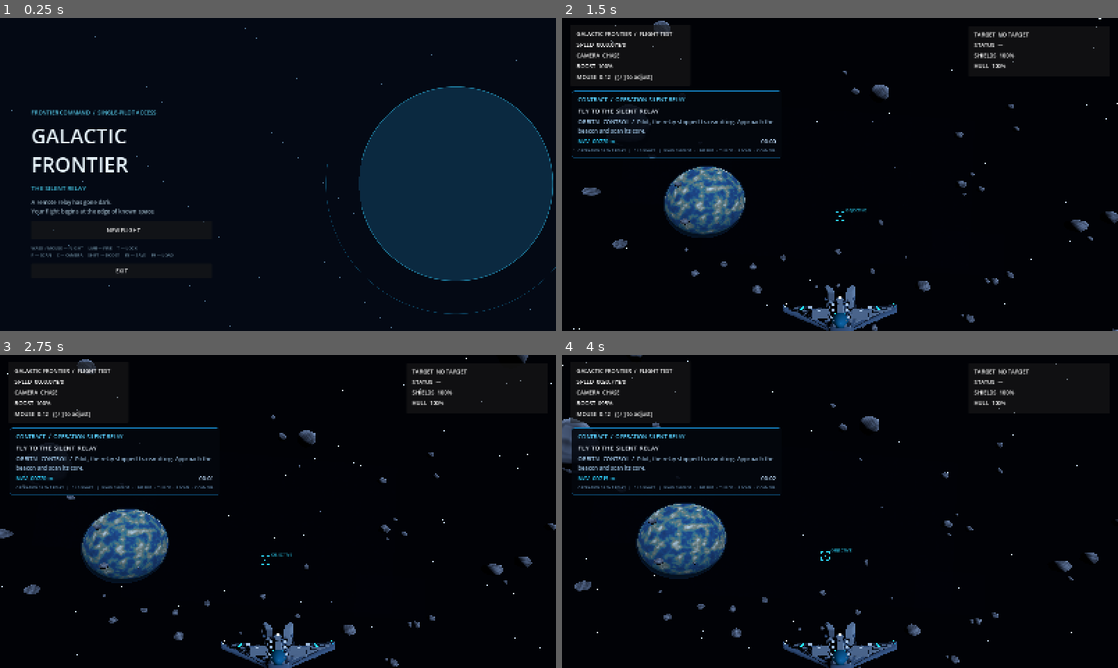
Above: before the commit, frames 1-4 (two rows, left to right).
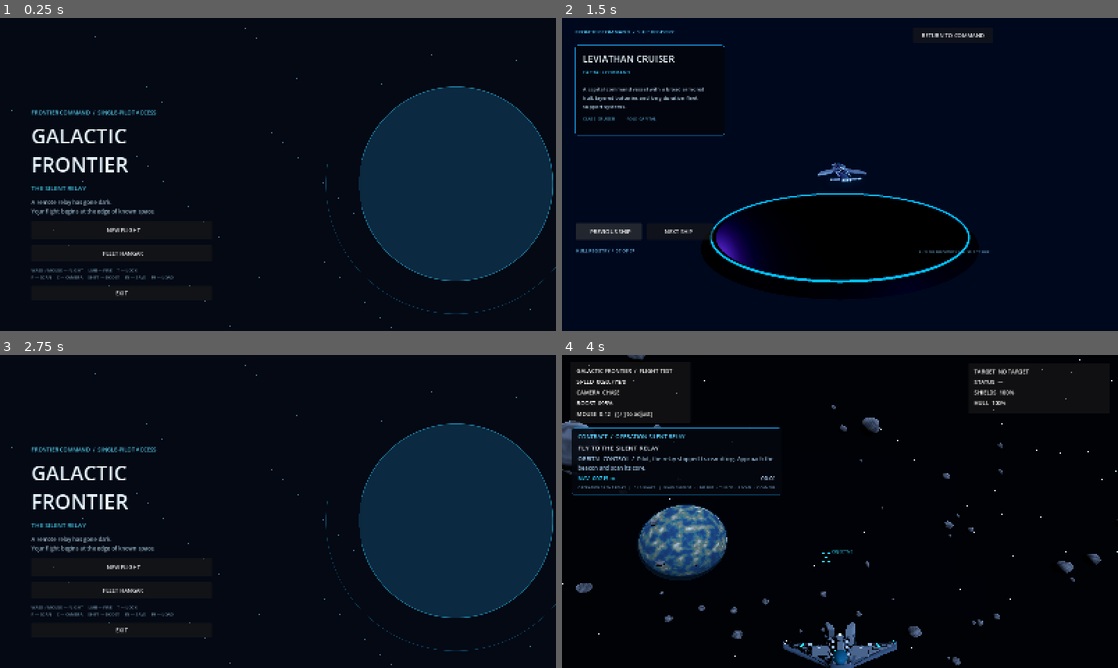
Above: after the commit, the same moments.

Repository: valdissor1990-ui/GALACTIC-FRONTIER
Game: Godot game, scene res://scenes/bootstrap/main.tscn
The game is run twice, just before and just after one commit, with the same random seed, the same clock (stepped at 60 frames per second) and the same inputs.
Inputs (mouse positions are in pixels of both pictures, inside the frame that each line leads up to):
- Up to frame 1 (0.25 s): no input
- Up to frame 2 (1.5 s): click (684, 252) at 0.5 s, where only the run after the commit has a clickable "FLEET HANGAR"; click (606, 230) at 1.25 s, where only the run after the commit has a clickable "PREVIOUS SHIP"
- Up to frame 3 (2.75 s): click (389, 373) at 2 s, where only the run after the commit has a clickable "RETURN TO COMMAND"
- Up to frame 4 (4 s): click (684, 567) at 2.75 s, where only the run after the commit has a clickable "NEW FLIGHT"; tap Enter at 3.5 s; move the mouse to (867, 511) at 3.52 s; hold W (move_forward) from 3.53 s (still down); hold Shift (boost) from 3.53 s (still down)

The runs differ from the first frame. In frame 1, 0.6% of the frame differs, in the area x 5-35%, y 72-89%; in frame 2, 11%; in frame 3, 26%, in the area x 0-100%, y 0-100%; in frame 4, 2.5%.

Commit message:
Add interactive seven-ship fleet hangar (#36)
* Add fleet hangar entry to main menu

* Test fleet hangar model loading in Godot CI

* Create interactive seven-ship hangar showroom

* Harden hangar camera setup and cyclic selection

* Add fleet hangar scene

* Test all seven hangar GLB models and navigation

Diff:
--- /dev/null
+++ b/scenes/ui/fleet_hangar.tscn
@@ -0,0 +1,12 @@
+[gd_scene load_steps=2 format=3]
+
+[ext_resource type="Script" path="res://scripts/ui/fleet_hangar.gd" id="1"]
+
+[node name="FleetHangar" type="Control"]
+layout_mode = 3
+anchors_preset = 15
+anchor_right = 1.0
+anchor_bottom = 1.0
+grow_horizontal = 2
+grow_vertical = 2
+script = ExtResource("1")
--- /dev/null
+++ b/scripts/ui/fleet_hangar.gd
@@ -0,0 +1,291 @@
+extends Control
+## Interactive showroom for all seven original ship classes.
+
+const FLIGHT_SCENE := "res://scenes/demo/ten_minute_demo.tscn"
+const RUNTIME_GLTF_SCRIPT: Script = preload("res://scripts/visual/runtime_gltf_model.gd")
+const SHIPS := [
+	{"name": "PLAYER FIGHTER MK.I", "role": "MULTIROLE / PLAYER CRAFT", "path": "res://assets/models/ships/player_fighter.glb", "scale": 0.30, "description": "A compact, agile frontline fighter built for independent patrols and precision engagements.", "specs": "CLASS  LIGHT FIGHTER     DRIVE  TWIN ION"},
+	{"name": "RAIDER INTERCEPTOR", "role": "HOSTILE / INTERCEPTOR", "path": "res://assets/models/ships/enemy_fighter.glb", "scale": 0.30, "description": "A fast attack craft with a narrow armored spine, split-delta wings and a triple engine cluster.", "specs": "CLASS  INTERCEPTOR       ROLE  PURSUIT"},
+	{"name": "AEGIS HEAVY FIGHTER", "role": "HEAVY / SPACE SUPERIORITY", "path": "res://assets/models/ships/heavy_fighter.glb", "scale": 0.23, "description": "A heavily armored superiority fighter with reinforced wing roots, turret coverage and high-output drives.", "specs": "CLASS  HEAVY FIGHTER     ARMOR  HEAVY"},
+	{"name": "BASTION BOMBER", "role": "STRIKE / ORDNANCE", "path": "res://assets/models/ships/bomber.glb", "scale": 0.19, "description": "A broad strike platform carrying internal payload bays and remote defensive turrets.", "specs": "CLASS  BOMBER            PAYLOAD  INTERNAL"},
+	{"name": "MULE CARGO HAULER", "role": "CIVILIAN / LOGISTICS", "path": "res://assets/models/ships/cargo_hauler.glb", "scale": 0.20, "description": "A modular industrial hauler with exposed container racks, docking interfaces and multiple drive nacelles.", "specs": "CLASS  HAULER            CARGO  MODULAR"},
+	{"name": "VANGUARD FRIGATE", "role": "ESCORT / PATROL", "path": "res://assets/models/ships/frigate.glb", "scale": 0.13, "description": "A long-range escort warship designed to protect convoys and maintain a defensive perimeter.", "specs": "CLASS  FRIGATE           ROLE  ESCORT"},
+	{"name": "LEVIATHAN CRUISER", "role": "CAPITAL / COMMAND", "path": "res://assets/models/ships/cruiser.glb", "scale": 0.085, "description": "A capital command vessel with a broad armored hull, layered batteries and long-duration fleet support systems.", "specs": "CLASS  CRUISER           ROLE  CAPITAL"}
+]
+
+var _ship_index: int = 0
+var _model_mount: Node3D
+var _active_model: Node3D
+var _name_label: Label
+var _role_label: Label
+var _description_label: Label
+var _specs_label: Label
+var _counter_label: Label
+
+
+func _ready() -> void:
+	Input.mouse_mode = Input.MOUSE_MODE_VISIBLE
+	_build_showroom()
+	_show_ship(0)
+
+
+func _process(delta: float) -> void:
+	if is_instance_valid(_model_mount):
+		_model_mount.rotate_y(delta * 0.16)
+
+
+func _build_showroom() -> void:
+	var viewport_container := SubViewportContainer.new()
+	viewport_container.name = "ShowroomViewport"
+	viewport_container.set_anchors_and_offsets_preset(Control.PRESET_FULL_RECT)
+	viewport_container.stretch = true
+	viewport_container.mouse_filter = Control.MOUSE_FILTER_IGNORE
+	add_child(viewport_container)
+
+	var viewport := SubViewport.new()
+	viewport.name = "Showroom3D"
+	viewport.size = Vector2i(1280, 720)
+	viewport.render_target_update_mode = SubViewport.UPDATE_ALWAYS
+	viewport_container.add_child(viewport)
+
+	var world := Node3D.new()
+	world.name = "HangarWorld"
+	viewport.add_child(world)
+
+	var environment_node := WorldEnvironment.new()
+	var environment := Environment.new()
+	environment.background_mode = Environment.BG_COLOR
+	environment.background_color = Color(0.006, 0.012, 0.027)
+	environment.ambient_light_source = Environment.AMBIENT_SOURCE_COLOR
+	environment.ambient_light_color = Color(0.40, 0.50, 0.72)
+	environment.ambient_light_energy = 0.62
+	environment.tonemap_mode = Environment.TONE_MAPPER_FILMIC
+	environment.glow_enabled = true
+	environment.glow_intensity = 0.42
+	environment_node.environment = environment
+	world.add_child(environment_node)
+
+	var key_light := DirectionalLight3D.new()
+	key_light.rotation_degrees = Vector3(-28.0, 34.0, 0.0)
+	key_light.light_color = Color(0.72, 0.84, 1.0)
+	key_light.light_energy = 2.0
+	key_light.shadow_enabled = true
+	world.add_child(key_light)
+
+	var fill_light := OmniLight3D.new()
+	fill_light.position = Vector3(6.0, 3.0, 7.0)
+	fill_light.light_color = Color(0.12, 0.55, 1.0)
+	fill_light.light_energy = 3.2
+	fill_light.omni_range = 28.0
+	world.add_child(fill_light)
+
+	var rim_light := OmniLight3D.new()
+	rim_light.position = Vector3(-7.0, 2.0, -5.0)
+	rim_light.light_color = Color(0.48, 0.24, 1.0)
+	rim_light.light_energy = 2.6
+	rim_light.omni_range = 24.0
+	world.add_child(rim_light)
+
+	var platform := MeshInstance3D.new()
+	platform.name = "DisplayPlinth"
+	platform.position.y = -2.8
+	var cylinder := CylinderMesh.new()
+	cylinder.top_radius = 5.2
+	cylinder.bottom_radius = 5.8
+	cylinder.height = 0.34
+	cylinder.radial_segments = 96
+	platform.mesh = cylinder
+	var platform_material := StandardMaterial3D.new()
+	platform_material.albedo_color = Color(0.035, 0.065, 0.105)
+	platform_material.metallic = 0.82
+	platform_material.roughness = 0.3
+	platform.material_override = platform_material
+	world.add_child(platform)
+
+	var platform_ring := MeshInstance3D.new()
+	platform_ring.position.y = -2.59
+	var ring_mesh := TorusMesh.new()
+	ring_mesh.inner_radius = 5.35
+	ring_mesh.outer_radius = 5.43
+	ring_mesh.rings = 96
+	ring_mesh.ring_segments = 12
+	platform_ring.mesh = ring_mesh
+	var ring_material := StandardMaterial3D.new()
+	ring_material.shading_mode = BaseMaterial3D.SHADING_MODE_UNSHADED
+	ring_material.albedo_color = Color(0.04, 0.62, 0.95)
+	ring_material.emission_enabled = true
+	ring_material.emission = Color(0.02, 0.35, 0.8)
+	ring_material.emission_energy_multiplier = 1.6
+	platform_ring.material_override = ring_material
+	world.add_child(platform_ring)
+
+	_model_mount = Node3D.new()
+	_model_mount.name = "ShipDisplayMount"
+	_model_mount.position.y = -0.2
+	world.add_child(_model_mount)
+
+	var camera := Camera3D.new()
+	camera.position = Vector3(0.0, 3.2, 17.0)
+	camera.fov = 42.0
+	camera.current = true
+	world.add_child(camera)
+	camera.look_at(Vector3(0.0, -0.35, 0.0), Vector3.UP)
+
+	var overlay := Control.new()
+	overlay.name = "HangarOverlay"
+	overlay.set_anchors_and_offsets_preset(Control.PRESET_FULL_RECT)
+	overlay.mouse_filter = Control.MOUSE_FILTER_PASS
+	add_child(overlay)
+
+	var header := Label.new()
+	header.position = Vector2(38, 28)
+	header.text = "FRONTIER COMMAND  /  SHIP REGISTRY"
+	header.add_theme_font_size_override("font_size", 15)
+	header.add_theme_color_override("font_color", Color(0.30, 0.82, 1.0))
+	overlay.add_child(header)
+
+	var panel := PanelContainer.new()
+	panel.position = Vector2(38, 78)
+	panel.custom_minimum_size = Vector2(430, 260)
+	var panel_style := StyleBoxFlat.new()
+	panel_style.bg_color = Color(0.008, 0.020, 0.042, 0.88)
+	panel_style.border_color = Color(0.08, 0.48, 0.72, 0.82)
+	panel_style.set_border_width_all(1)
+	panel_style.set_corner_radius_all(6)
+	panel_style.content_margin_left = 22
+	panel_style.content_margin_right = 22
+	panel_style.content_margin_top = 20
+	panel_style.content_margin_bottom = 20
+	panel.add_theme_stylebox_override("panel", panel_style)
+	overlay.add_child(panel)
+
+	var column := VBoxContainer.new()
+	column.add_theme_constant_override("separation", 12)
+	panel.add_child(column)
+
+	_name_label = Label.new()
+	_name_label.add_theme_font_size_override("font_size", 27)
+	_name_label.add_theme_color_override("font_color", Color(0.92, 0.97, 1.0))
+	column.add_child(_name_label)
+
+	_role_label = Label.new()
+	_role_label.add_theme_font_size_override("font_size", 13)
+	_role_label.add_theme_color_override("font_color", Color(0.22, 0.78, 1.0))
+	column.add_child(_role_label)
+
+	var separator := HSeparator.new()
+	column.add_child(separator)
+
+	_description_label = Label.new()
+	_description_label.custom_minimum_size = Vector2(380, 76)
+	_description_label.autowrap_mode = TextServer.AUTOWRAP_WORD_SMART
+	_description_label.add_theme_font_size_override("font_size", 15)
+	_description_label.add_theme_color_override("font_color", Color(0.68, 0.79, 0.88))
+	column.add_child(_description_label)
+
+	_specs_label = Label.new()
+	_specs_label.add_theme_font_size_override("font_size", 12)
+	_specs_label.add_theme_color_override("font_color", Color(0.35, 0.65, 0.82))
+	column.add_child(_specs_label)
+
+	_counter_label = Label.new()
+	_counter_label.position = Vector2(40, 660)
+	_counter_label.add_theme_font_size_override("font_size", 13)
+	_counter_label.add_theme_color_override("font_color", Color(0.42, 0.72, 0.9))
+	overlay.add_child(_counter_label)
+
+	var previous := Button.new()
+	previous.text = "  PREVIOUS SHIP"
+	previous.position = Vector2(40, 590)
+	previous.custom_minimum_size = Vector2(190, 48)
+	previous.pressed.connect(show_previous_ship)
+	overlay.add_child(previous)
+
+	var next := Button.new()
+	next.text = "NEXT SHIP  "
+	next.position = Vector2(245, 590)
+	next.custom_minimum_size = Vector2(190, 48)
+	next.pressed.connect(show_next_ship)
+	overlay.add_child(next)
+
+	var back := Button.new()
+	back.text = "RETURN TO COMMAND"
+	back.position = Vector2(1010, 28)
+	back.custom_minimum_size = Vector2(230, 44)
+	back.pressed.connect(_return_to_menu)
+	overlay.add_child(back)
+
+	var hint := Label.new()
+	hint.position = Vector2(800, 665)
+	hint.size = Vector2(430, 24)
+	hint.horizontal_alignment = HORIZONTAL_ALIGNMENT_RIGHT
+	hint.text = "A / D OR ARROW KEYS  —  SELECT SHIP"
+	hint.add_theme_font_size_override("font_size", 11)
+	hint.add_theme_color_override("font_color", Color(0.35, 0.58, 0.72))
+	overlay.add_child(hint)
+
+
+func _unhandled_input(event: InputEvent) -> void:
+	if event is InputEventKey and event.pressed and not event.echo:
+		if event.keycode == KEY_A or event.keycode == KEY_LEFT:
+			show_previous_ship()
+			get_viewport().set_input_as_handled()
+		elif event.keycode == KEY_D or event.keycode == KEY_RIGHT:
+			show_next_ship()
+			get_viewport().set_input_as_handled()
+		elif event.keycode == KEY_ESCAPE:
+			_return_to_menu()
+			get_viewport().set_input_as_handled()
+
+
+func show_next_ship() -> void:
+	_show_ship((_ship_index + 1) % SHIPS.size())
+
+
+func show_previous_ship() -> void:
+	_show_ship((_ship_index - 1 + SHIPS.size()) % SHIPS.size())
+
+
+func _show_ship(index: int) -> void:
+	_ship_index = clampi(index, 0, SHIPS.size() - 1)
+	if is_instance_valid(_active_model):
+		_active_model.queue_free()
+	_active_model = Node3D.new()
+	_active_model.name = "ActiveShipModel"
+	_active_model.set_script(RUNTIME_GLTF_SCRIPT)
+	_active_model.set("source_path", SHIPS[_ship_index].path)
+	_active_model.set("model_scale", Vector3.ONE * float(SHIPS[_ship_index].scale))
+	_active_model.rotation_degrees = Vector3(0.0, 180.0, 0.0)
+	_model_mount.add_child(_active_model)
+	_name_label.text = SHIPS[_ship_index].name
+	_role_label.text = SHIPS[_ship_index].role
+	_description_label.text = SHIPS[_ship_index].description
+	_specs_label.text = SHIPS[_ship_index].specs
+	_counter_label.text = "HULL REGISTRY  /  %02d OF %02d" % [_ship_index + 1, SHIPS.size()]
+
+
+func get_ship_count() -> int:
+	return SHIPS.size()
+
+
+func get_current_ship_name() -> String:
+	return str(SHIPS[_ship_index].name)
+
+
+func get_visible_model_mesh_count() -> int:
+	return _count_meshes(_active_model)
+
+
+func _count_meshes(node: Node) -> int:
+	if node == null:
+		return 0
+	var count := 1 if node is MeshInstance3D and (node as MeshInstance3D).mesh != null and (node as MeshInstance3D).visible else 0
+	for child in node.get_children():
+		count += _count_meshes(child)
+	return count
+
+
+func _return_to_menu() -> void:
+	var error := get_tree().change_scene_to_file("res://scenes/ui/main_menu.tscn")
+	if error != OK:
+		push_error("Could not return to main menu: %s" % error)
--- a/scripts/ui/main_menu.gd
+++ b/scripts/ui/main_menu.gd
@@ -47,6 +47,11 @@
 	start.custom_minimum_size = Vector2(390, 54)
 	start.pressed.connect(_start_game)
 	layout.add_child(start)
+	var hangar := Button.new()
+	hangar.text = "  FLEET HANGAR"
+	hangar.custom_minimum_size = Vector2(390, 48)
+	hangar.pressed.connect(_open_hangar)
+	layout.add_child(hangar)
 	var save_manager := get_node_or_null("/root/GameSave")
 	var saved_game: Dictionary = save_manager.call("load_slot", "silent_relay") if save_manager != null else {"ok": false}
 	if saved_game.ok:
@@ -103,3 +108,9 @@
 		return
 	if not director.call("restore_from_save", payload):
 		push_error("Continue failed: checkpoint data was rejected.")
+
+
+func _open_hangar() -> void:
+	var error := get_tree().change_scene_to_file("res://scenes/ui/fleet_hangar.tscn")
+	if error != OK:
+		push_error("Could not open fleet hangar: %s" % error)
--- /dev/null
+++ b/tests/ui/test_fleet_hangar.gd
@@ -0,0 +1,49 @@
+extends SceneTree
+## Loads every original GLB through the hangar UI and checks cyclic selection.
+
+const HANGAR_SCENE: PackedScene = preload("res://scenes/ui/fleet_hangar.tscn")
+const EXPECTED_NAMES := [
+	"PLAYER FIGHTER MK.I",
+	"RAIDER INTERCEPTOR",
+	"AEGIS HEAVY FIGHTER",
+	"BASTION BOMBER",
+	"MULE CARGO HAULER",
+	"VANGUARD FRIGATE",
+	"LEVIATHAN CRUISER"
+]
+
+var _failed := 0
+
+func _initialize() -> void:
+	call_deferred("_run")
+
+func _run() -> void:
+	var hangar := HANGAR_SCENE.instantiate()
+	root.add_child(hangar)
+	await process_frame
+	await process_frame
+	_check(hangar.get_ship_count() == EXPECTED_NAMES.size(), "hangar exposes all seven ship classes")
+	for index in range(EXPECTED_NAMES.size()):
+		_check(hangar.get_current_ship_name() == EXPECTED_NAMES[index], "ship selector order at index %d" % index)
+		_check(hangar.get_visible_model_mesh_count() > 0, "GLB model has visible meshes: " + EXPECTED_NAMES[index])
+		hangar.show_next_ship()
+		await process_frame
+		await process_frame
+	_check(hangar.get_current_ship_name() == EXPECTED_NAMES[0], "next navigation wraps to the first ship")
+	hangar.show_previous_ship()
+	await process_frame
+	await process_frame
+	_check(hangar.get_current_ship_name() == EXPECTED_NAMES[6], "previous navigation wraps to the final ship")
+	if _failed == 0:
+		print("FLEET_HANGAR_TEST_PASS: 7/7 GLB models rendered; cyclic navigation passed")
+		quit(0)
+	else:
+		print("FLEET_HANGAR_TEST_FAIL: ", _failed, " assertions failed")
+		quit(1)
+
+func _check(condition: bool, message: String) -> void:
+	if condition:
+		print("  PASS ", message)
+	else:
+		_failed += 1
+		push_error("FLEET_HANGAR_TEST_FAIL: " + message)
